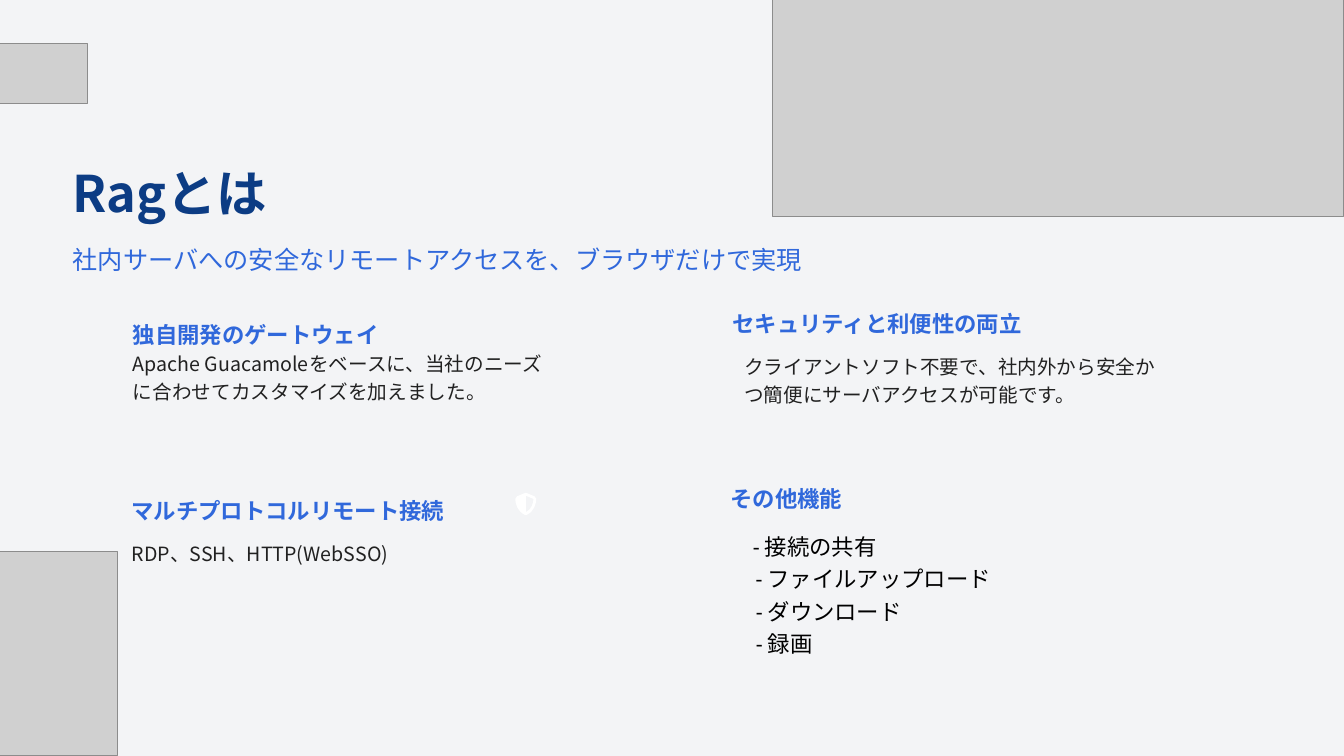
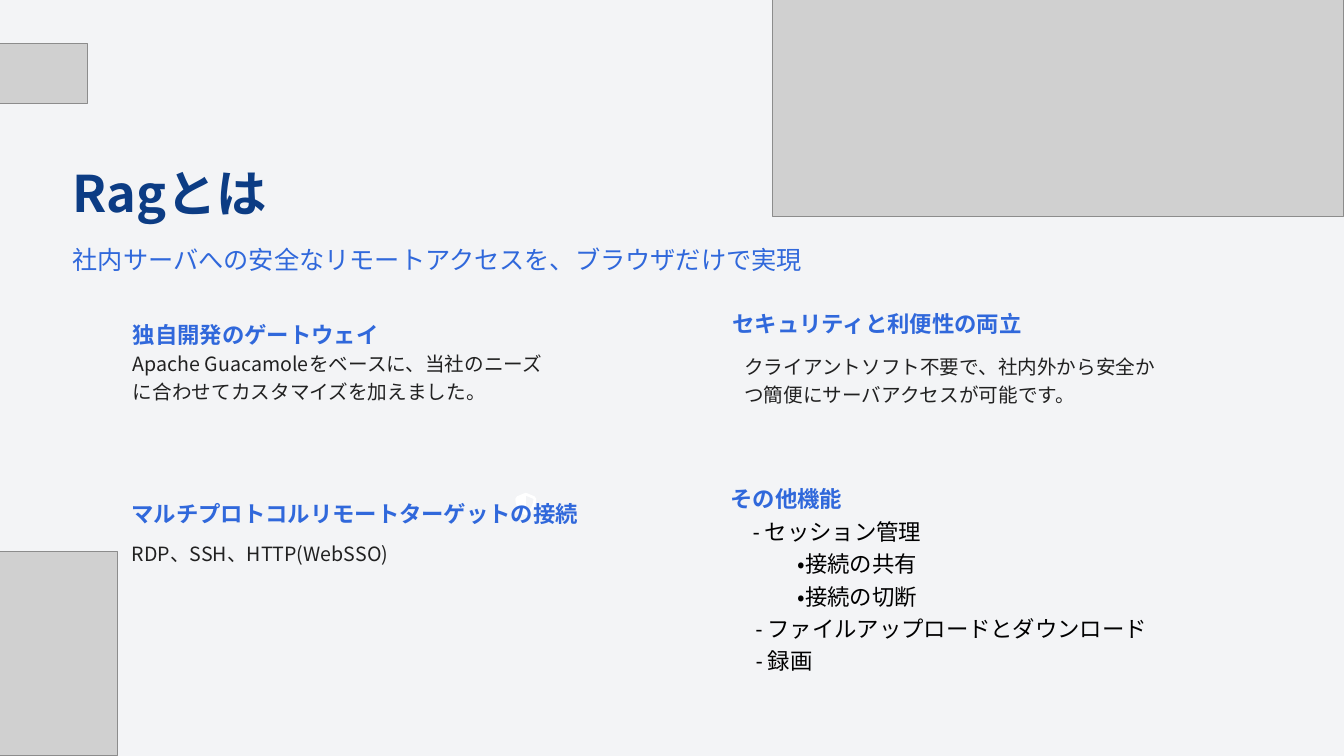
Before and after one commit to fyh0074/0074, a slide deck: slide 2 of RagとGuacamole：関係と仕組みの紹介.pptx. Drawn at 1344x756 pixels with LibreOffice and Linux fonts; fonts in the diff are those of the drawing; grey boxes stand for pictures; background and template pictures are left out. Boxes give left, top, right and bottom in pixels: in the first picture for what was removed or moved away, otherwise in the second. Text is boxed around its words. In the diff, an @@ line names an element or a change of style, - is before the commit and + after.

```diff
--- a/RagとGuacamole：関係と仕組みの紹介.pptx
+++ b/RagとGuacamole：関係と仕組みの紹介.pptx
@@ text at [132,503,578,524]: text changed @@
-マルチプロトコルリモート接続
+マルチプロトコルリモートターゲットの接続
@@ text at [765,521,1147,639]: text changed @@
-- 接続の共有
-- ファイルアップロード
-- ダウンロード
+- セッション管理
+・接続の共有
+・接続の切断
+- ファイルアップロードとダウンロード
```
Also in this commit, not shown: 3 other slides changed, 1 slide added, 2 slides removed.
